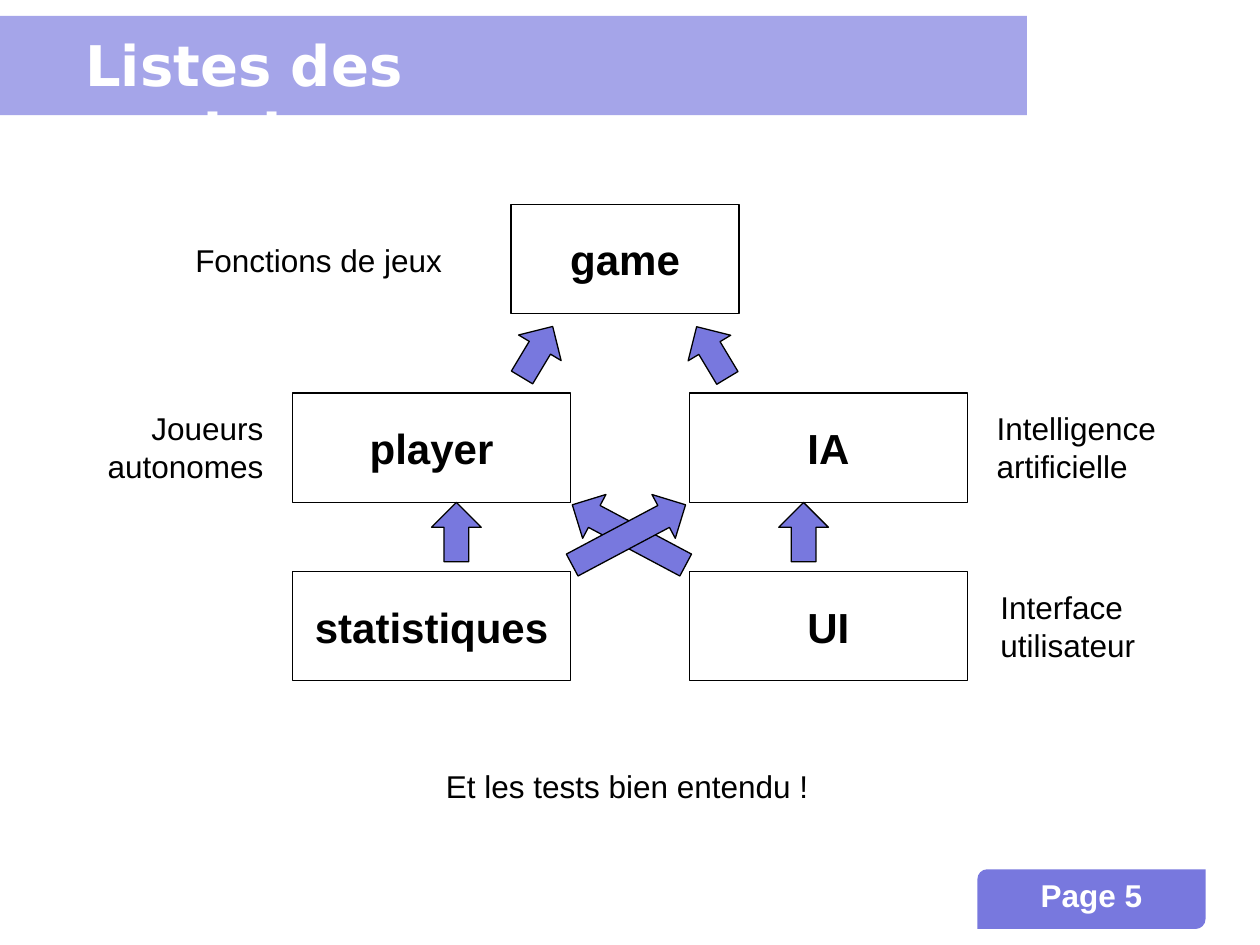
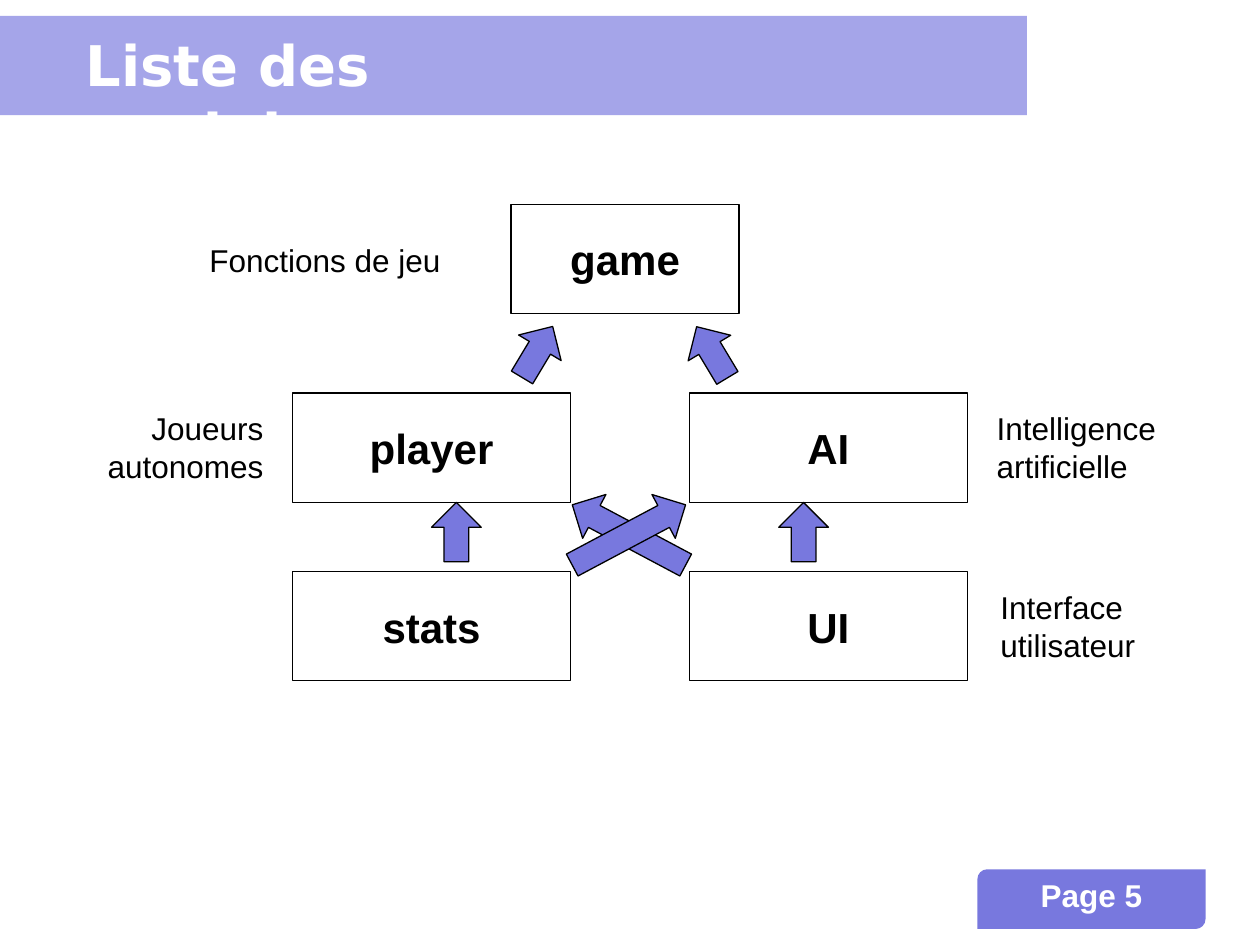
Before and after one commit to INSA-4IF-H4404-2013-2014/Connect-Four, a slide deck: slide 5 of presentation.ppt. Drawn at 1260x945 pixels with LibreOffice and Linux fonts; fonts in the diff are those of the drawing; background and template pictures are left out. Boxes give left, top, right and bottom in pixels: in the first picture for what was removed or moved away, otherwise in the second. Text is boxed around its words. In the diff, an @@ line names an element or a change of style, - is before the commit and + after.

Commit message:
Refactors and corrects spelling mistakes in the PPT.

```diff
--- a/presentation.ppt
+++ b/presentation.ppt
@@ text at [86, 43, 369, 115]: text changed @@
-Listes des modules
+Liste des modules
@@ text at [209, 249, 440, 278]: text changed @@
-Fonctions de jeux
+Fonctions de jeu
@@ text in rectangle at [807, 435, 849, 464]: text changed @@
-IA
+AI
@@ text in rectangle at [383, 615, 481, 644]: text changed @@
-statistiques
+stats
@@ text removed at [446, 775, 791, 799] @@
-Et les tests bien entendu !
```
Also in this commit, not shown: 8 other slides changed, 2 slides added, 4 slides removed.
